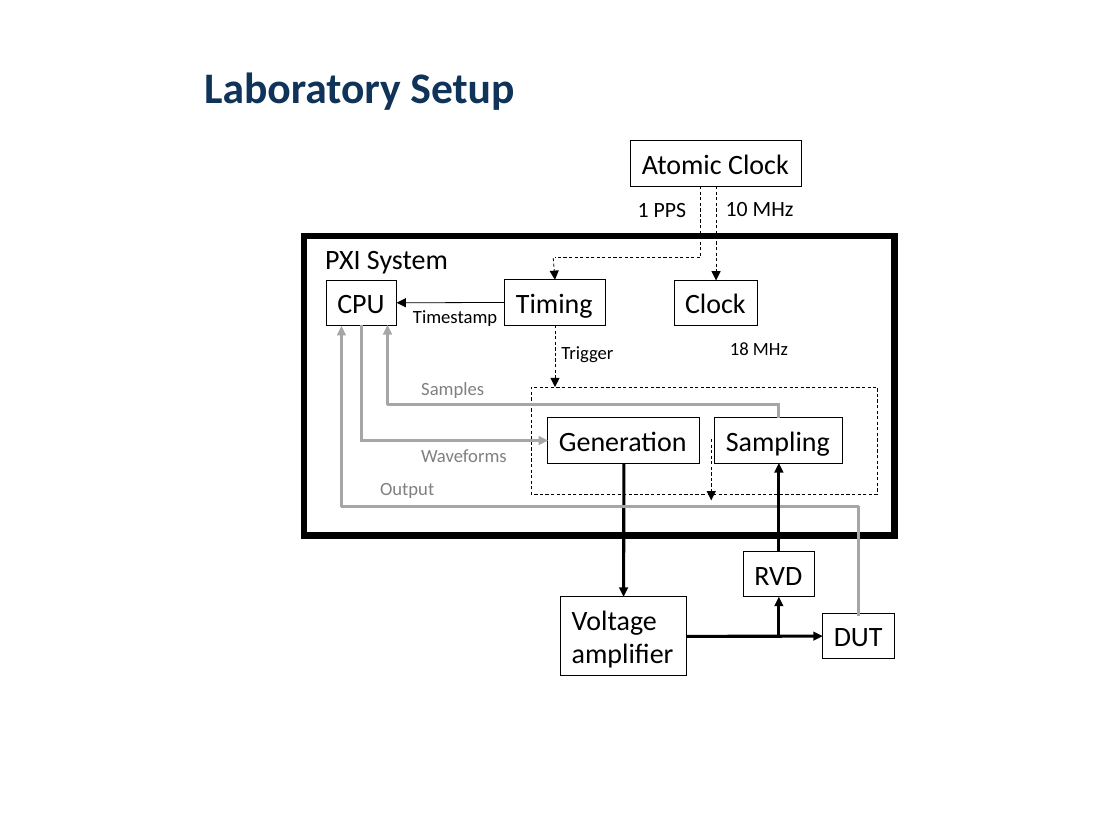
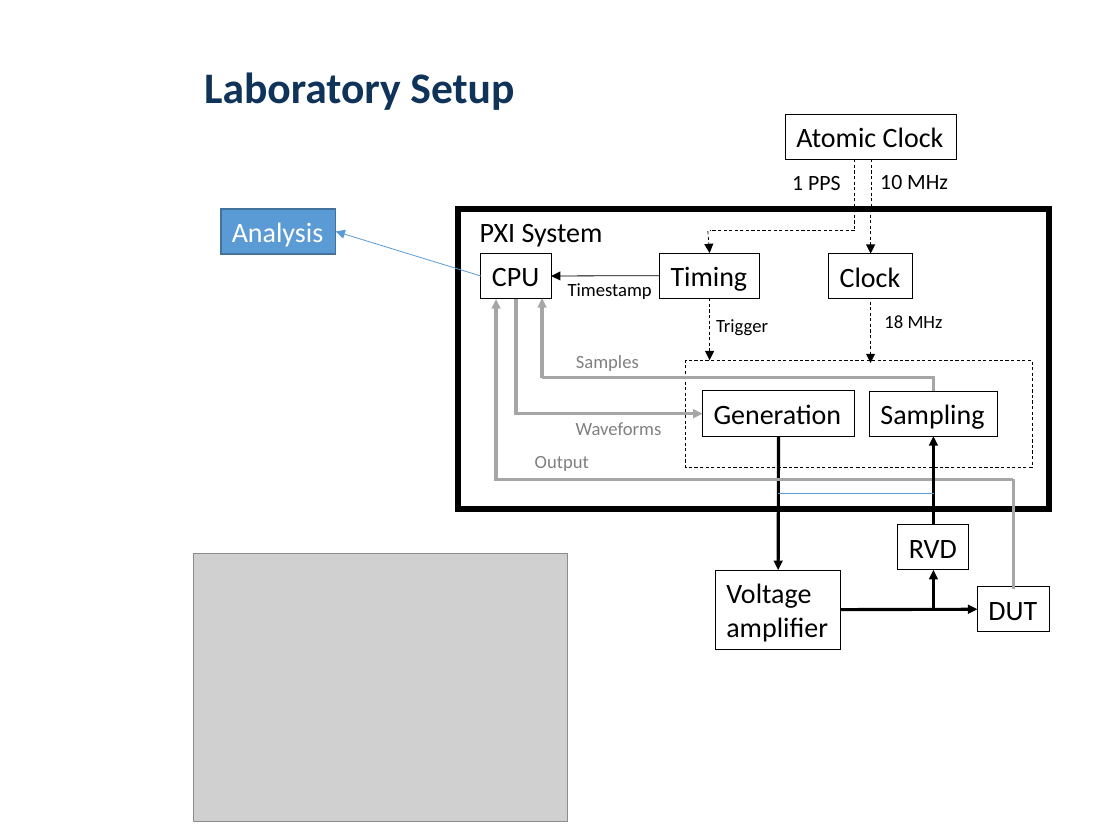
Before and after one commit to mbmartins/MATLABcodes, a slide deck: slide 15 of AMPS2019/AMPS-2019.pptx (slide 8 before the commit). Drawn at 1120x840 pixels with LibreOffice and Linux fonts; fonts in the diff are those of the drawing; grey boxes stand for pictures; background and template pictures are left out. Boxes give left, top, right and bottom in pixels: in the first picture for what was removed or moved away, otherwise in the second. Text is boxed around its words. In the diff, an @@ line names an element or a change of style, - is before the commit and + after.

```diff
--- a/AMPS2019/AMPS-2019.pptx
+++ b/AMPS2019/AMPS-2019.pptx
@@ rectangle added at bbox=[221, 208, 336, 253], fill #5B9BD5, outline #43739E 1 pt, 18 pt, text #FFFFFF @@
+Analysis
@@ arrow added from (480, 276) to (336, 232), #5B9BD5 0.5 pt @@
@@ arrow moved from (711, 439) - (711, 501) to (870, 301) - (870, 363) @@
@@ 11 rectangles, 9 texts, 9 arrows, 4 lines, 2 elbow arrows, 1 elbow line: place and size @@
-11 rectangles, 9 texts, 9 arrows, 4 lines, 2 elbow arrows, 1 elbow line at bbox=[304, 141, 895, 676]
+11 rectangles, 9 texts, 9 arrows, 4 lines, 2 elbow arrows, 1 elbow line at bbox=[458, 114, 1049, 650]
@@ line added from (778, 493) to (934, 493), #5B9BD5 0.5 pt @@
@@ picture added at bbox=[194, 553, 568, 821] @@
```
Also in this commit, not shown: 3 other slides changed, 11 slides added, 1 slide removed.
